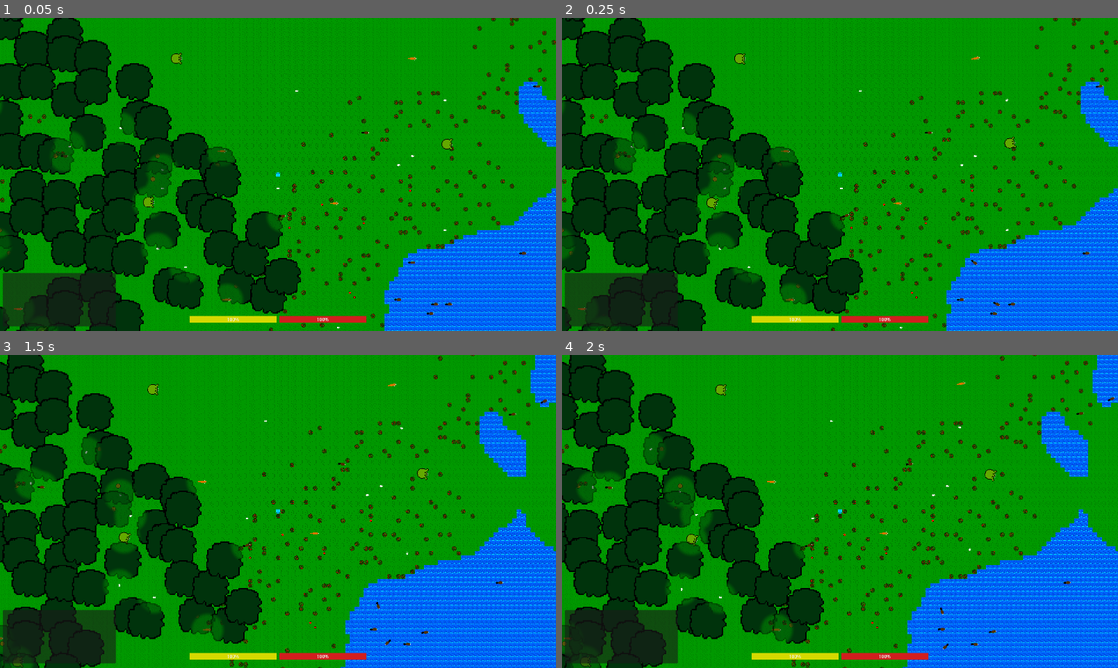
Above: before the commit, frames 1-4 (two rows, left to right).
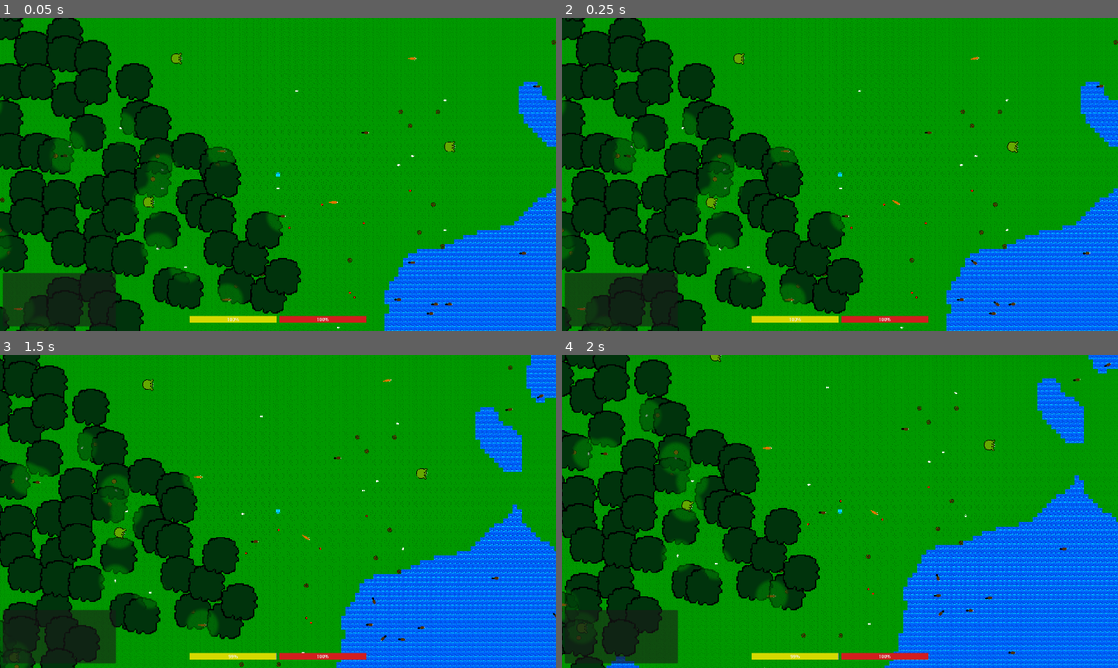
Above: after the commit, the same moments.

Repository: Kyhel/lost-in-pixels
Game: Godot game, scene res://scenes/game.tscn
The game is run twice, just before and just after one commit, with the same random seed, the same clock (stepped at 60 frames per second) and the same inputs.
Inputs:
- Up to frame 1 (0.05 s): no input
- Up to frame 2 (0.25 s): no input
- Up to frame 3 (1.5 s): hold Right (ui_right) 0.53-1.28 s; hold F (attack) 0.53-1.28 s; hold Down (ui_down) from 1.28 s (still down); tap E (interact) at 1.35 s
- Up to frame 4 (2 s): keep holding Down (ui_down)

The runs differ from the first frame. In frame 1, 1.7% of the frame differs, in the area x 0-100%, y 0-100%; in frame 2, 1.9%; in frame 3, 21%; in frame 4, 40%.

Commit message:
Improve bushes generation

Diff:
--- a/data/abilities/ability_data.gd
+++ b/data/abilities/ability_data.gd
@@ -8,3 +8,4 @@
 @export var effect_script: Script
 @export_multiline var discover_log_message: String = ""
 @export_multiline var use_log_message: String = ""
+@export_multiline var failure_log_message: String = ""
--- a/data/abilities/effects/grow_flower_effect.gd
+++ b/data/abilities/effects/grow_flower_effect.gd
@@ -3,11 +3,14 @@
 var _flower_data: ItemData = preload("res://data/objects/nature/flowers/flower_red_1.tres")
 
 
-func execute(player: Player) -> void:
+func execute(player: Player) -> bool:
 	if player == null or not is_instance_valid(player):
-		return
+		return false
 	var forward := Vector2.from_angle(player.sprite.rotation - TAU / 4.0)
-	var distance := Player.PICKUP_RADIUS + ChunkManager.TILE_SIZE;
+	var distance := Player.PICKUP_RADIUS + ChunkManager.TILE_SIZE
 	var spawn_pos := player.global_position + forward * distance
+	if ObjectsManager.is_small_item_spawn_blocked(spawn_pos):
+		return false
 	var chunk := ChunkManager.get_chunk_from_position(spawn_pos)
 	ObjectsManager.spawn_item_in_chunk(chunk, _flower_data, spawn_pos, 1)
+	return true
--- a/data/abilities/grow_flower.tres
+++ b/data/abilities/grow_flower.tres
@@ -14,3 +14,4 @@
 effect_script = ExtResource("3_effect")
 discover_log_message = "By watching rabbits eat flowers you have developed the ability to grow flowers."
 use_log_message = "You grew a flower."
+failure_log_message = "You can't grow a flower here"
--- a/managers/ability_manager.gd
+++ b/managers/ability_manager.gd
@@ -67,9 +67,16 @@
 		return
 	var inst: Variant = ability.effect_script.new()
 	if inst != null and inst.has_method("execute"):
-		inst.execute(player)
-		if not ability.use_log_message.strip_edges().is_empty():
-			GameLog.log_message(ability.use_log_message)
+		var result: Variant = inst.execute(player)
+		var success: bool = true
+		if result is bool:
+			success = result as bool
+		if success:
+			if not ability.use_log_message.strip_edges().is_empty():
+				GameLog.log_message(ability.use_log_message)
+		else:
+			if not ability.failure_log_message.strip_edges().is_empty():
+				GameLog.log_message(ability.failure_log_message)
 
 
 func apply_discovered_from_save(ids: Variant) -> void:
--- a/managers/objects_manager.gd
+++ b/managers/objects_manager.gd
@@ -5,6 +5,16 @@
 var chunk_items: Dictionary[Vector2i, Array] = {}
 var chunk_trees: Dictionary[Vector2i, Array] = {}
 var chunk_bushes: Dictionary[Vector2i, Array] = {}
+
+## World tile anchors for trees and berry bushes only (not small world items).
+var _environment_tile_occupied: Dictionary = {}
+
+const SMALL_ITEM_RADIUS := 4.0
+const PLACEMENT_MARGIN := 4.0
+const ENV_TILE_CENTER := Vector2(8, 8)
+const TREE_PROP_RADIUS := 10.0
+const BUSH_PROP_RADIUS := 10.0
+const OVERLAP_SEARCH_RADIUS := 64.0
 
 const CHUNK_UPDATE_INTERVAL: float = 10.0
 var _chunk_stagger: ChunkStagger = ChunkStagger.new(CHUNK_UPDATE_INTERVAL)
@@ -39,6 +49,7 @@
 			if is_instance_valid(bush):
 				bush.queue_free()
 	chunk_bushes.clear()
+	_environment_tile_occupied.clear()
 
 func update_chunks(delta: float) -> void:
 
@@ -89,6 +100,7 @@
 		chunk_trees[chunk] = []
 
 	chunk_trees[chunk].append(tree)
+	register_environment_tile(tile_position)
 
 
 func spawn_berry_bush(chunk: Vector2i, world_tile: Vector2i) -> void:
@@ -103,9 +115,50 @@
 	if not chunk_bushes.has(chunk):
 		chunk_bushes[chunk] = []
 	chunk_bushes[chunk].append(bush)
+	register_environment_tile(world_tile)
+
+
+func register_environment_tile(world_tile: Vector2i) -> void:
+	_environment_tile_occupied[world_tile] = true
+
+
+func is_environment_tile_occupied(world_tile: Vector2i) -> bool:
+	return _environment_tile_occupied.has(world_tile)
+
+
+func clear_environment_tiles_for_chunk(chunk_coords: Vector2i) -> void:
+	for ly in ChunkManager.CHUNK_SIZE:
+		for lx in ChunkManager.CHUNK_SIZE:
+			var wx: int = chunk_coords.x * ChunkManager.CHUNK_SIZE + lx
+			var wy: int = chunk_coords.y * ChunkManager.CHUNK_SIZE + ly
+			_environment_tile_occupied.erase(Vector2i(wx, wy))
+
+
+func is_small_item_spawn_blocked(
+	world_pos: Vector2,
+	self_radius: float = SMALL_ITEM_RADIUS,
+	margin: float = PLACEMENT_MARGIN,
+) -> bool:
+	for item in get_nearby_items(world_pos, OVERLAP_SEARCH_RADIUS):
+		var r: float = Node2DUtils.get_collision_radius(item)
+		if r <= 0.0:
+			r = SMALL_ITEM_RADIUS
+		if world_pos.distance_to(item.global_position) < self_radius + r + margin:
+			return true
+	for tree in get_nearby_trees(world_pos, OVERLAP_SEARCH_RADIUS):
+		var center: Vector2 = tree.global_position + ENV_TILE_CENTER
+		if world_pos.distance_to(center) < self_radius + TREE_PROP_RADIUS + margin:
+			return true
+	for bush in get_nearby_bushes(world_pos, OVERLAP_SEARCH_RADIUS):
+		var center: Vector2 = bush.global_position + ENV_TILE_CENTER
+		if world_pos.distance_to(center) < self_radius + BUSH_PROP_RADIUS + margin:
+			return true
+	return false
 
 
 func on_chunk_unloaded(chunk: Vector2i) -> void:
+
+	clear_environment_tiles_for_chunk(chunk)
 
 	if chunk_items.has(chunk):
 
@@ -178,3 +231,29 @@
 					results.append(tree)
 
 	return results
+
+
+func get_nearby_bushes(origin: Vector2, radius: float) -> Array[Node2D]:
+	var results: Array[Node2D] = []
+	var radius_sq := radius * radius
+
+	var origin_chunk: Vector2i = ChunkManager.get_chunk_from_position(origin)
+
+	for cx in range(origin_chunk.x - 1, origin_chunk.x + 2):
+		for cy in range(origin_chunk.y - 1, origin_chunk.y + 2):
+			var key: Vector2i = Vector2i(cx, cy)
+			if not chunk_bushes.has(key):
+				continue
+
+			for bush in chunk_bushes[key]:
+				if not is_instance_valid(bush):
+					continue
+
+				var dx: float = bush.global_position.x - origin.x
+				var dy: float = bush.global_position.y - origin.y
+				var dist_sq: float = dx * dx + dy * dy
+
+				if dist_sq <= radius_sq:
+					results.append(bush)
+
+	return results
--- a/systems/spawn_system.gd
+++ b/systems/spawn_system.gd
@@ -10,6 +10,11 @@
 const RABBIT_SPAWN_TRY_COUNT = 5
 ## Tracks last time we spawned a rabbit in each chunk (for rate limiting).
 var _rabbit_last_spawn_time: Dictionary = {}
+
+
+func _is_small_spawnable_item(item: ItemData) -> bool:
+	return item.id == &"flower_red_1" or item.id == &"carrot"
+
 
 func _physics_process(delta: float) -> void:
 	var result: Dictionary = _stagger.update(delta)
@@ -69,6 +74,8 @@
 
 				if can_spawn:
 					var centered := world_pos + Vector2.ONE * ChunkManager.TILE_SIZE / 2.0
+					if _is_small_spawnable_item(item) and ObjectsManager.is_small_item_spawn_blocked(centered):
+						continue
 					ObjectsManager.spawn_item_in_chunk(chunk.coords, item, centered)
 
 func spawn_creatures(chunk: Chunk) -> void:
--- a/world/nature/berry_bush.gd
+++ b/world/nature/berry_bush.gd
@@ -13,11 +13,12 @@
 var _slot_offsets: Array[Vector2] = []
 var _slot_refs: Array = []
 
-var _regrow_accum: float = 0.0
+var _regrow_elapsed: float = 0.0
 const REGROW_INTERVAL := 1.0
 
 
 func _ready() -> void:
+	_regrow_elapsed = -CreatureUtils.get_stagger_phase_offset(self, REGROW_INTERVAL)
 	_berry_data = ItemDatabase.get_item(&"berry")
 	if _berry_data == null:
 		push_error("BerryBush: berry item not in ItemDatabase")
@@ -28,10 +29,12 @@
 
 	var half_tile: float = ChunkManager.TILE_SIZE * 0.5
 	var center := Vector2(half_tile, half_tile)
+	var base_angle: float = rng.randf_range(0.0, TAU)
+	var ring_base: float = half_tile * 0.8
 	for i in SLOT_COUNT:
-		var ox: float = rng.randf_range(-half_tile + 2.0, half_tile - 2.0)
-		var oy: float = rng.randf_range(-half_tile + 2.0, half_tile - 2.0)
-		_slot_offsets.append(center + Vector2(ox, oy))
+		var angle: float = base_angle + float(i) * TAU / float(SLOT_COUNT) + rng.randf_range(-0.12, 0.12)
+		var r: float = ring_base * rng.randf_range(0.5, 1.0)
+		_slot_offsets.append(center + Vector2.from_angle(angle) * r)
 		_slot_refs.append(null)
 
 	for slot_i in SLOT_COUNT:
@@ -41,9 +44,9 @@
 func _physics_process(delta: float) -> void:
 	if _berry_data == null:
 		return
-	_regrow_accum += delta
-	while _regrow_accum >= REGROW_INTERVAL:
-		_regrow_accum -= REGROW_INTERVAL
+	_regrow_elapsed += delta
+	while _regrow_elapsed >= REGROW_INTERVAL:
+		_regrow_elapsed -= REGROW_INTERVAL
 		_tick_regrow()
 
 
--- a/world/nature/berry_bush_generator.gd
+++ b/world/nature/berry_bush_generator.gd
@@ -13,6 +13,10 @@
 	bush_noise.fractal_gain = 0.55
 
 
+const MAX_BUSHES_PER_CHUNK := 2
+const CHUNK_SHUFFLE_SALT := 0xBEE3
+
+
 func generate_berry_bushes_for_chunk(
 	chunk_position: Vector2i,
 	_chunk: Chunk,
@@ -20,12 +24,24 @@
 	biome_generator: WorldGenerator,
 	tree_generator: TreeGenerator,
 ) -> void:
+	var candidates: Array[Vector2i] = []
 	for x in range(chunk_size):
 		for y in range(chunk_size):
 			var wx: int = chunk_position.x * chunk_size + x
 			var wy: int = chunk_position.y * chunk_size + y
 			if should_spawn_bush(wx, wy, biome_generator, tree_generator):
-				ObjectsManager.spawn_berry_bush(chunk_position, Vector2i(wx, wy))
+				candidates.append(Vector2i(wx, wy))
+
+	if candidates.is_empty():
+		return
+
+	var rng := RandomNumberGenerator.new()
+	rng.seed = ChunkManager.get_chunk_seed(chunk_position.x, chunk_position.y) ^ CHUNK_SHUFFLE_SALT
+	candidates.shuffle()
+
+	var n: int = mini(MAX_BUSHES_PER_CHUNK, candidates.size())
+	for i in n:
+		ObjectsManager.spawn_berry_bush(chunk_position, candidates[i])
 
 
 func should_spawn_bush(
Not shown: 1 places in ai/sensors/fox_food_sensor.tres that only renumber resources
Not shown: 1 places in ai/sensors/vegetarian_food_sensor.tres that only renumber resources
